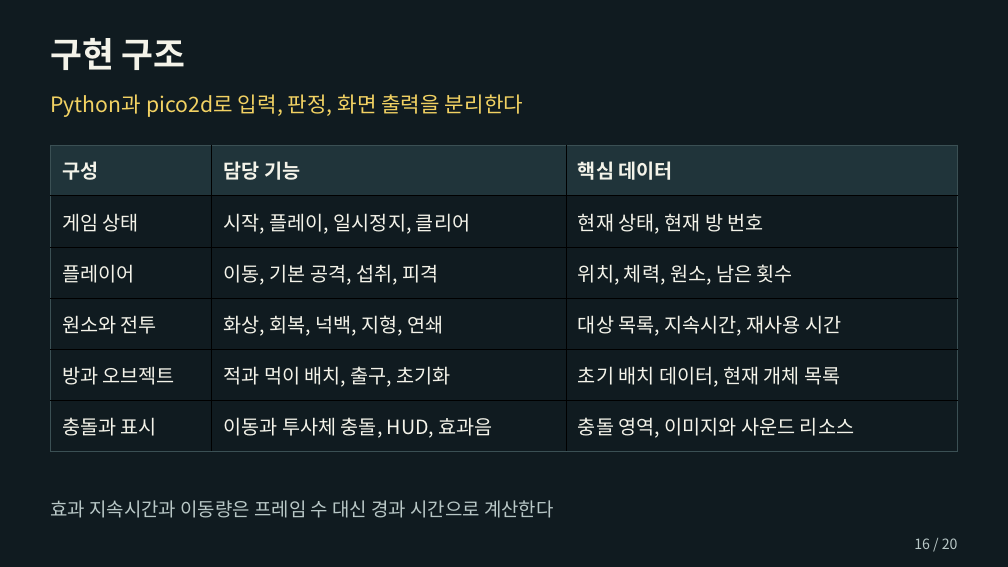
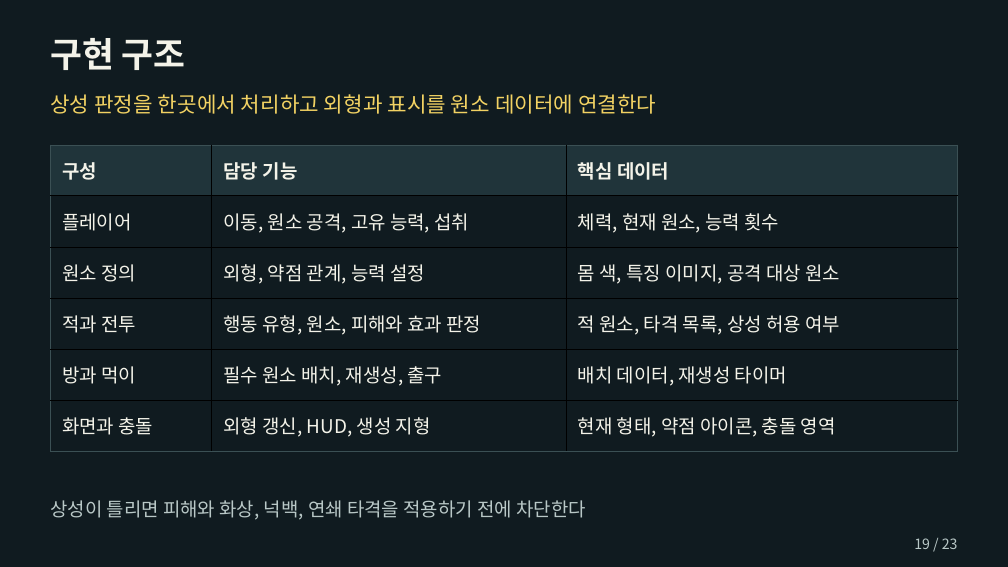
Before and after one commit to chanwhee0330/element-eater, a slide deck: slide 19 of outputs/엘리먼트_이터_기획서_허찬휘.pptx (slide 16 before the commit). Drawn at 1008x567 pixels with LibreOffice and Linux fonts; fonts in the diff are those of the drawing. Boxes give left, top, right and bottom in pixels: in the first picture for what was removed or moved away, otherwise in the second. Text is boxed around its words. In the diff, an @@ line names an element or a change of style, - is before the commit and + after.

```diff
--- a/outputs/엘리먼트_이터_기획서_허찬휘.pptx
+++ b/outputs/엘리먼트_이터_기획서_허찬휘.pptx
@@ text at (50, 94, 656, 114): text changed @@
-Python과 pico2d로 입력, 판정, 화면 출력을 분리한다
+상성 판정을 한곳에서 처리하고 외형과 표시를 원소 데이터에 연결한다
@@ table at (51, 145, 959, 451) @@
-row 2: 게임 상태 | 시작, 플레이, 일시정지, 클리어 | 현재 상태, 현재 방 번호
+row 2: 플레이어 | 이동, 원소 공격, 고유 능력, 섭취 | 체력, 현재 원소, 능력 횟수
-row 3: 플레이어 | 이동, 기본 공격, 섭취, 피격 | 위치, 체력, 원소, 남은 횟수
+row 3: 원소 정의 | 외형, 약점 관계, 능력 설정 | 몸 색, 특징 이미지, 공격 대상 원소
-row 4: 원소와 전투 | 화상, 회복, 넉백, 지형, 연쇄 | 대상 목록, 지속시간, 재사용 시간
+row 4: 적과 전투 | 행동 유형, 원소, 피해와 효과 판정 | 적 원소, 타격 목록, 상성 허용 여부
-row 5: 방과 오브젝트 | 적과 먹이 배치, 출구, 초기화 | 초기 배치 데이터, 현재 개체 목록
+row 5: 방과 먹이 | 필수 원소 배치, 재생성, 출구 | 배치 데이터, 재생성 타이머
-row 6: 충돌과 표시 | 이동과 투사체 충돌, HUD, 효과음 | 충돌 영역, 이미지와 사운드 리소스
+row 6: 화면과 충돌 | 외형 갱신, HUD, 생성 지형 | 현재 형태, 약점 아이콘, 충돌 영역
@@ size 18.8 to 18 pt in "구성", "담당 기능", "핵심 데이터" @@
@@ text at (50, 500, 586, 520): text changed @@
-효과 지속시간과 이동량은 프레임 수 대신 경과 시간으로 계산한다
+상성이 틀리면 피해와 화상, 넉백, 연쇄 타격을 적용하기 전에 차단한다
@@ text at (914, 538, 958, 549): text changed @@
-16 / 20
+19 / 23
```
Also in this commit, not shown: 19 other slides changed, 3 slides added, 10 other files.
